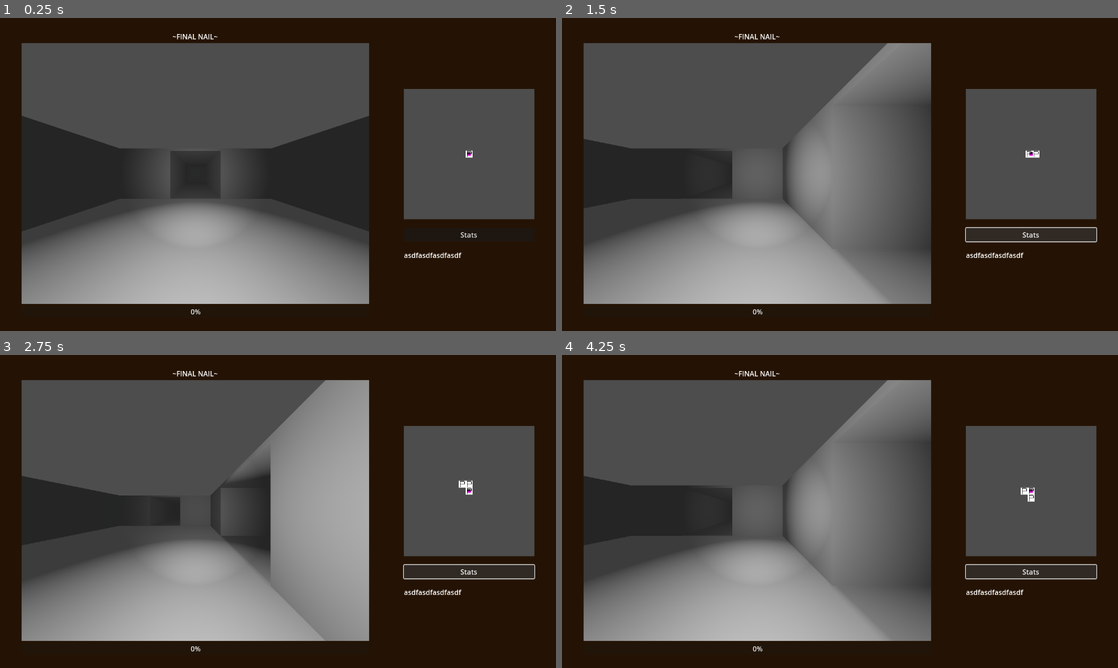
Above: before the commit, frames 1-4 (two rows, left to right).
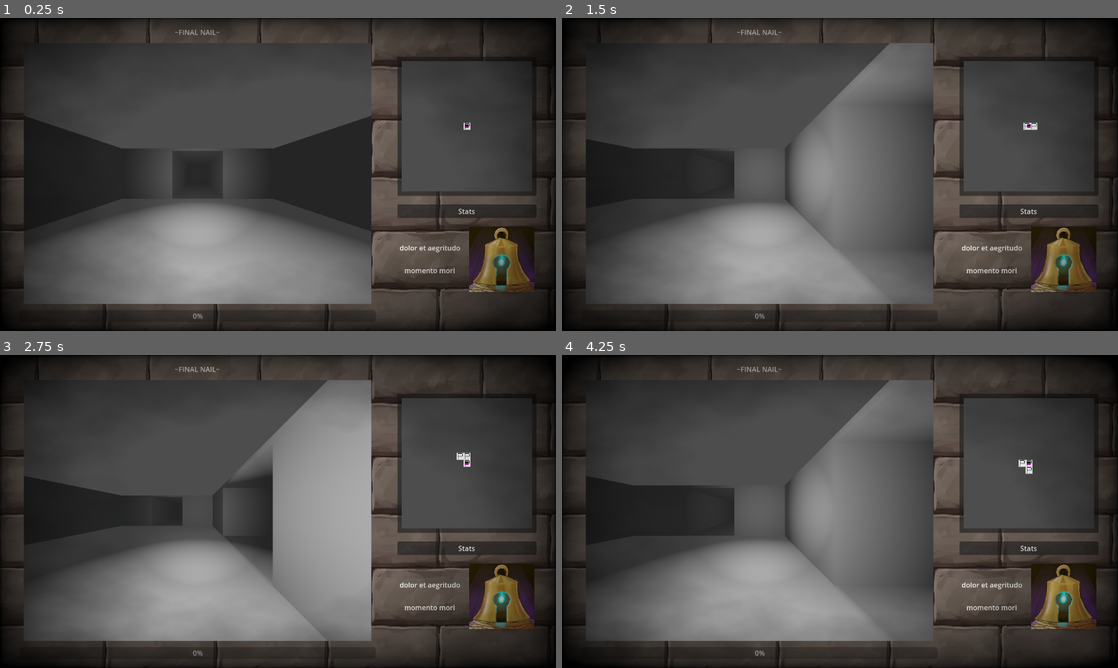
Above: after the commit, the same moments.

Repository: chris-pitre/FinalNail
Game: Godot game, scene res://scenes/main.tscn
The game is run twice, just before and just after one commit, with the same random seed, the same clock (stepped at 60 frames per second) and the same inputs.
Inputs:
- Up to frame 1 (0.25 s): no input
- Up to frame 2 (1.5 s): click "Stats" at 0.5 s; tap Enter at 1.25 s; hold E (move_right) from 1.28 s (still down)
- Up to frame 3 (2.75 s): tap Space at 2 s; release E (move_right) at 2.03 s; hold S (move_backward) from 2.03 s (still down)
- Up to frame 4 (4.25 s): tap Enter at 2.75 s; release S (move_backward) at 2.78 s; hold E (move_right) 2.78-3.53 s; tap Space at 3.5 s; hold W (move_forward) from 3.53 s (still down)

The runs differ from the first frame. In frame 1, 39% of the frame differs, in the area x 0-100%, y 0-100%; in frame 2, 40%; in frame 3, 41%; in frame 4, 42%.

Commit message:
cool shader

Diff:
--- a/scenes/cell/cell.gd
+++ b/scenes/cell/cell.gd
@@ -9,7 +9,7 @@
 @onready var south := $SouthFace
 
 func set_faces(cell_list: Array[Vector2i], tile_open: bool) -> void:
-	var grid_pos = Vector2i(global_position.x / 2, global_position.z / 2)
+	var grid_pos = Vector2i(round(global_position.x) / 2, round(global_position.z) / 2)
 	if cell_list.has(grid_pos + Vector2i.RIGHT):
 		east.hide()
 	if cell_list.has(grid_pos + Vector2i.LEFT):
--- a/scenes/main.tscn
+++ b/scenes/main.tscn
@@ -1,13 +1,37 @@
-[gd_scene load_steps=6 format=3 uid="uid://c62k2e27wds1u"]
+[gd_scene load_steps=14 format=3 uid="uid://c62k2e27wds1u"]
 
 [ext_resource type="PackedScene" uid="uid://cf0ng65ho3ys0" path="res://scenes/map/map.tscn" id="1_axybf"]
+[ext_resource type="Texture2D" uid="uid://cmhjjxo2knjvd" path="res://assets/textures/birck2.png" id="1_vpgov"]
 [ext_resource type="PackedScene" uid="uid://bud544xv1crtu" path="res://scenes/player/player.tscn" id="2_b7mpo"]
 [ext_resource type="PackedScene" uid="uid://db0sndhg6hj30" path="res://scenes/tilemaps/test_level.tscn" id="2_yi783"]
 [ext_resource type="PackedScene" uid="uid://dh1mo8mixskss" path="res://scenes/ui/minimap.tscn" id="4_0da32"]
+[ext_resource type="Texture2D" uid="uid://c4qojo5ch3eq3" path="res://assets/portraits/bellmet1.png" id="5_g3fs2"]
+[ext_resource type="Shader" path="res://src/shaders/vignette.gdshader" id="7_slnml"]
+
+[sub_resource type="StyleBoxTexture" id="StyleBoxTexture_1tvqs"]
+
+[sub_resource type="Theme" id="Theme_3pld2"]
+PanelContainer/styles/panel = SubResource("StyleBoxTexture_1tvqs")
 
 [sub_resource type="Environment" id="Environment_yf5dv"]
 fog_enabled = true
 fog_light_color = Color(0.101961, 0.117647, 0.137255, 1)
+
+[sub_resource type="FastNoiseLite" id="FastNoiseLite_34rqv"]
+
+[sub_resource type="NoiseTexture2D" id="NoiseTexture2D_h65fc"]
+seamless = true
+noise = SubResource("FastNoiseLite_34rqv")
+
+[sub_resource type="ShaderMaterial" id="ShaderMaterial_3l43o"]
+shader = ExtResource("7_slnml")
+shader_parameter/intensity = 0.4
+shader_parameter/alpha = 0.5
+shader_parameter/vig_color = Color(0, 0, 0, 1)
+shader_parameter/speed = 0.02
+shader_parameter/amplitude = 0.2
+shader_parameter/aliasing = 0.01
+shader_parameter/noiseTexture = SubResource("NoiseTexture2D_h65fc")
 
 [node name="Main" type="Node"]
 
@@ -19,14 +43,16 @@
 grow_horizontal = 2
 grow_vertical = 2
 
-[node name="ColorRect" type="ColorRect" parent="UI"]
+[node name="Background" type="TextureRect" parent="UI"]
 layout_mode = 1
 anchors_preset = 15
 anchor_right = 1.0
 anchor_bottom = 1.0
 grow_horizontal = 2
 grow_vertical = 2
-color = Color(0.141176, 0.0745098, 0.0156863, 1)
+texture = ExtResource("1_vpgov")
+expand_mode = 1
+stretch_mode = 1
 
 [node name="VBoxContainer" type="VBoxContainer" parent="UI"]
 layout_mode = 1
@@ -56,27 +82,38 @@
 text = "~FINAL NAIL~"
 vertical_alignment = 1
 
-[node name="SubViewportContainer" type="SubViewportContainer" parent="UI/VBoxContainer/MarginContainer/HBoxContainer/VBoxContainer"]
+[node name="PanelContainer" type="PanelContainer" parent="UI/VBoxContainer/MarginContainer/HBoxContainer/VBoxContainer"]
+layout_mode = 2
+theme = SubResource("Theme_3pld2")
+
+[node name="MarginContainer" type="MarginContainer" parent="UI/VBoxContainer/MarginContainer/HBoxContainer/VBoxContainer/PanelContainer"]
+layout_mode = 2
+theme_override_constants/margin_left = 10
+theme_override_constants/margin_top = 10
+theme_override_constants/margin_right = 10
+theme_override_constants/margin_bottom = 10
+
+[node name="SubViewportContainer" type="SubViewportContainer" parent="UI/VBoxContainer/MarginContainer/HBoxContainer/VBoxContainer/PanelContainer/MarginContainer"]
 layout_mode = 2
 size_flags_horizontal = 0
 
-[node name="SubViewport" type="SubViewport" parent="UI/VBoxContainer/MarginContainer/HBoxContainer/VBoxContainer/SubViewportContainer"]
+[node name="SubViewport" type="SubViewport" parent="UI/VBoxContainer/MarginContainer/HBoxContainer/VBoxContainer/PanelContainer/MarginContainer/SubViewportContainer"]
 handle_input_locally = false
 size = Vector2i(800, 600)
 render_target_update_mode = 4
 
-[node name="World" type="Node3D" parent="UI/VBoxContainer/MarginContainer/HBoxContainer/VBoxContainer/SubViewportContainer/SubViewport"]
+[node name="World" type="Node3D" parent="UI/VBoxContainer/MarginContainer/HBoxContainer/VBoxContainer/PanelContainer/MarginContainer/SubViewportContainer/SubViewport"]
 
-[node name="Map" parent="UI/VBoxContainer/MarginContainer/HBoxContainer/VBoxContainer/SubViewportContainer/SubViewport/World" instance=ExtResource("1_axybf")]
+[node name="Map" parent="UI/VBoxContainer/MarginContainer/HBoxContainer/VBoxContainer/PanelContainer/MarginContainer/SubViewportContainer/SubViewport/World" instance=ExtResource("1_axybf")]
 map_scene = ExtResource("2_yi783")
 
-[node name="Player" parent="UI/VBoxContainer/MarginContainer/HBoxContainer/VBoxContainer/SubViewportContainer/SubViewport/World" instance=ExtResource("2_b7mpo")]
+[node name="Player" parent="UI/VBoxContainer/MarginContainer/HBoxContainer/VBoxContainer/PanelContainer/MarginContainer/SubViewportContainer/SubViewport/World" instance=ExtResource("2_b7mpo")]
 transform = Transform3D(1, 0, 0, 0, 1, 0, 0, 0, 1, 0, 1, 0)
 
-[node name="WorldEnvironment" type="WorldEnvironment" parent="UI/VBoxContainer/MarginContainer/HBoxContainer/VBoxContainer/SubViewportContainer/SubViewport/World"]
+[node name="WorldEnvironment" type="WorldEnvironment" parent="UI/VBoxContainer/MarginContainer/HBoxContainer/VBoxContainer/PanelContainer/MarginContainer/SubViewportContainer/SubViewport/World"]
 environment = SubResource("Environment_yf5dv")
 
-[node name="DirectionalLight3D" type="DirectionalLight3D" parent="UI/VBoxContainer/MarginContainer/HBoxContainer/VBoxContainer/SubViewportContainer/SubViewport/World"]
+[node name="DirectionalLight3D" type="DirectionalLight3D" parent="UI/VBoxContainer/MarginContainer/HBoxContainer/VBoxContainer/PanelContainer/MarginContainer/SubViewportContainer/SubViewport/World"]
 transform = Transform3D(1, 0, 0, 0, -4.37114e-08, 1, 0, -1, -4.37114e-08, 0, 0, 0)
 light_energy = 0.03
 light_indirect_energy = 0.0
@@ -92,20 +129,59 @@
 theme_override_constants/separation = 20
 alignment = 1
 
-[node name="SubViewportContainer" type="SubViewportContainer" parent="UI/VBoxContainer/MarginContainer/HBoxContainer/VBoxContainer2"]
+[node name="PanelContainer" type="PanelContainer" parent="UI/VBoxContainer/MarginContainer/HBoxContainer/VBoxContainer2"]
 layout_mode = 2
 
-[node name="SubViewport" type="SubViewport" parent="UI/VBoxContainer/MarginContainer/HBoxContainer/VBoxContainer2/SubViewportContainer"]
+[node name="MarginContainer" type="MarginContainer" parent="UI/VBoxContainer/MarginContainer/HBoxContainer/VBoxContainer2/PanelContainer"]
+layout_mode = 2
+theme_override_constants/margin_left = 10
+theme_override_constants/margin_top = 10
+theme_override_constants/margin_right = 10
+theme_override_constants/margin_bottom = 10
+
+[node name="SubViewportContainer" type="SubViewportContainer" parent="UI/VBoxContainer/MarginContainer/HBoxContainer/VBoxContainer2/PanelContainer/MarginContainer"]
+layout_mode = 2
+size_flags_horizontal = 4
+size_flags_vertical = 0
+
+[node name="SubViewport" type="SubViewport" parent="UI/VBoxContainer/MarginContainer/HBoxContainer/VBoxContainer2/PanelContainer/MarginContainer/SubViewportContainer"]
 handle_input_locally = false
 size = Vector2i(300, 300)
 render_target_update_mode = 4
 
-[node name="Minimap" parent="UI/VBoxContainer/MarginContainer/HBoxContainer/VBoxContainer2/SubViewportContainer/SubViewport" instance=ExtResource("4_0da32")]
+[node name="Minimap" parent="UI/VBoxContainer/MarginContainer/HBoxContainer/VBoxContainer2/PanelContainer/MarginContainer/SubViewportContainer/SubViewport" instance=ExtResource("4_0da32")]
 
 [node name="Button" type="Button" parent="UI/VBoxContainer/MarginContainer/HBoxContainer/VBoxContainer2"]
 layout_mode = 2
 text = "Stats"
 
-[node name="Label" type="Label" parent="UI/VBoxContainer/MarginContainer/HBoxContainer/VBoxContainer2"]
+[node name="HBoxContainer" type="HBoxContainer" parent="UI/VBoxContainer/MarginContainer/HBoxContainer/VBoxContainer2"]
 layout_mode = 2
-text = "asdfasdfasdfasdf"
+theme_override_constants/separation = 20
+alignment = 1
+
+[node name="Label" type="Label" parent="UI/VBoxContainer/MarginContainer/HBoxContainer/VBoxContainer2/HBoxContainer"]
+layout_mode = 2
+text = "dolor et aegritudo
+
+momento mori"
+horizontal_alignment = 1
+vertical_alignment = 1
+
+[node name="TextureRect" type="TextureRect" parent="UI/VBoxContainer/MarginContainer/HBoxContainer/VBoxContainer2/HBoxContainer"]
+custom_minimum_size = Vector2(150, 150)
+layout_mode = 2
+size_flags_horizontal = 4
+size_flags_vertical = 8
+texture = ExtResource("5_g3fs2")
+expand_mode = 1
+
+[node name="ColorRect" type="ColorRect" parent="UI"]
+material = SubResource("ShaderMaterial_3l43o")
+layout_mode = 1
+anchors_preset = 15
+anchor_right = 1.0
+anchor_bottom = 1.0
+grow_horizontal = 2
+grow_vertical = 2
+color = Color(0, 0, 0, 1)
--- /dev/null
+++ b/src/shaders/vignette.gdshader
@@ -0,0 +1,38 @@
+shader_type canvas_item;
+
+uniform sampler2D screen_texture : hint_screen_texture, filter_linear_mipmap;
+
+uniform float intensity = 0.4;
+uniform float alpha : hint_range(0, 1) = 0.5 ;
+uniform vec4 vig_color : source_color = vec4(0.0, 0.0, 0.0, 1.0);
+
+uniform sampler2D noiseTexture : repeat_enable;
+uniform float speed : hint_range(0.01,1.0) = 0.02;
+uniform float amplitude : hint_range(0.01,1.0) = 0.2;
+uniform float aliasing = 0.01;
+
+float vignette(vec2 uv){
+	uv *= 1.0 - uv.xy;
+	float vig = uv.x * uv.y * 15.0;
+	return pow(vig, intensity * alpha);
+}
+
+float circle(vec2 center, float radius, vec2 p){
+	return length(p - center) - radius;
+}
+
+void fragment() {
+	vec4 color = texture(screen_texture, SCREEN_UV);
+	vec4 text = texture(TEXTURE, UV);
+
+	text *= vig_color;
+	text *= 1.0 - vignette(UV);
+
+	vec4 noise;
+	noise = texture(noiseTexture, UV + speed * (TIME)) - 0.5;
+
+	float sdf = circle(vec2(0.5, 0.5), 0.4, UV) + amplitude * noise.x;
+
+	COLOR = vec4((text.rgb) * color.rgb, text.a + sdf);
+
+}
Not shown, added: assets/portraits/bellmet1.png.import
Not shown, added: assets/portraits/bellmet2.png.import
Not shown, added: assets/portraits/bellmet3.png.import
Not shown, added: assets/textures/birck.png.import
Not shown, added: assets/textures/birck2.png.import
